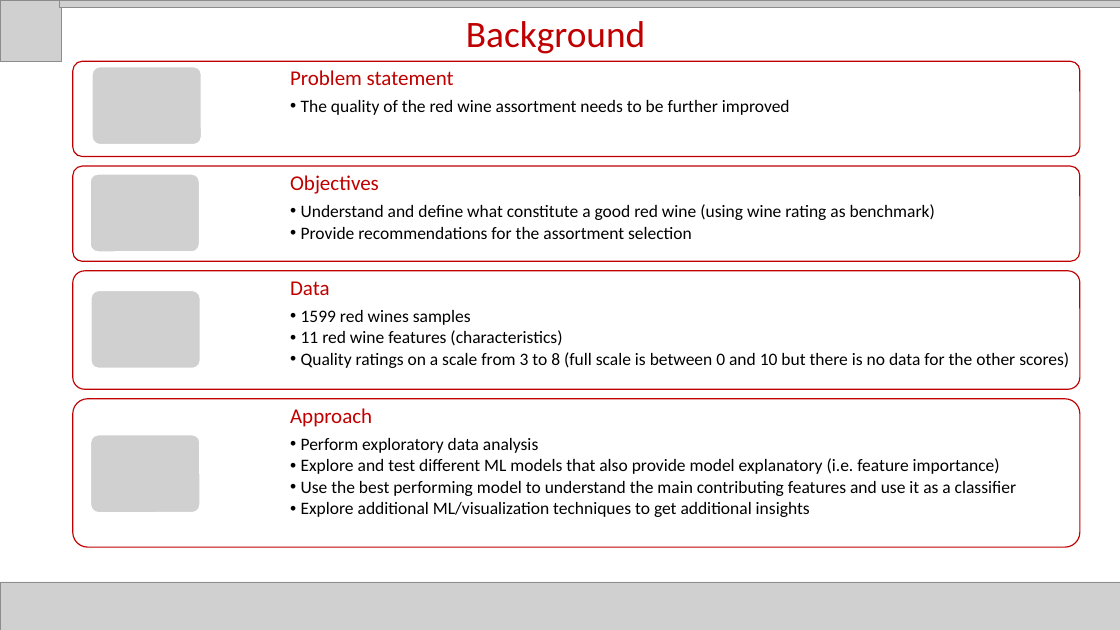
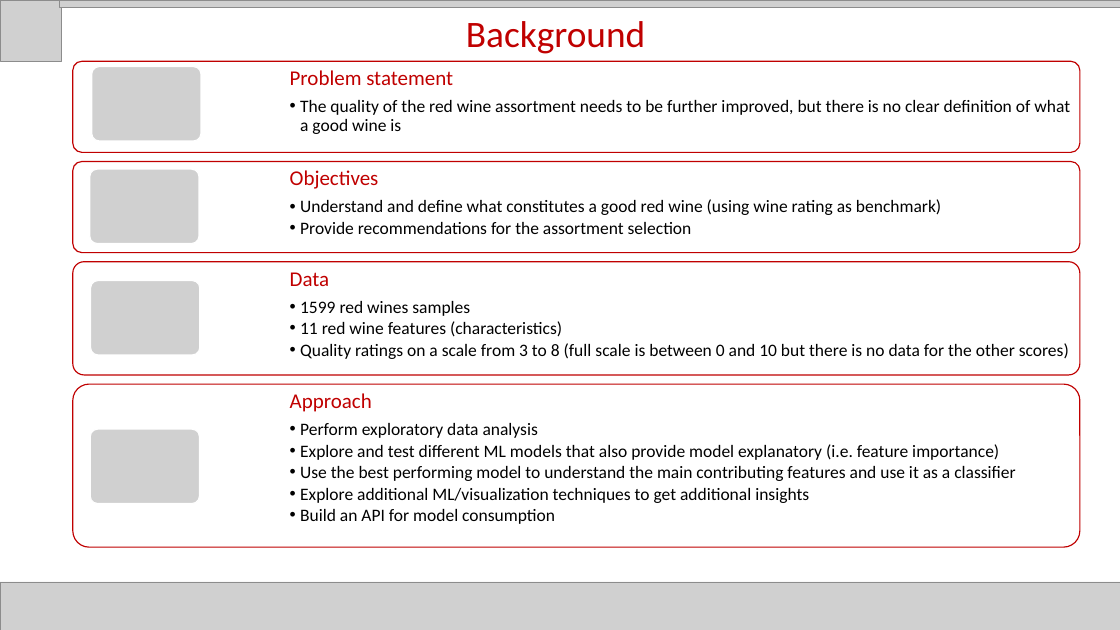
Before and after one commit to iton86/kaufland-wine-test-case, a slide deck: slide 2 of kaufland_wine_usecase.pptx. Drawn at 1120x630 pixels with LibreOffice and Linux fonts; fonts in the diff are those of the drawing; grey boxes stand for pictures. Boxes give left, top, right and bottom in pixels: in the first picture for what was removed or moved away, otherwise in the second. Text is boxed around its words. In the diff, an @@ line names an element or a change of style, - is before the commit and + after.

```diff
--- a/kaufland_wine_usecase.pptx
+++ b/kaufland_wine_usecase.pptx
@@ rounded rectangle: place and size @@
-rounded rectangle at <box>73,61,1081,156</box>
+rounded rectangle at <box>73,61,1081,152</box>
@@ picture: place and size @@
-picture at <box>92,67,202,145</box>
+picture at <box>92,66,201,141</box>
@@ text at <box>300,100,1070,134</box>: text changed @@
-  •• The quality of the red wine assortment needs to be further improved
+  •• The quality of the red wine assortment needs to be further improved, but there is no clear definition of what a good wine is
@@ rounded rectangle: place and size @@
-rounded rectangle at <box>73,166,1081,261</box>
+rounded rectangle at <box>73,161,1081,252</box>
@@ picture: place and size @@
-picture at <box>90,174,199,252</box>
+picture at <box>90,169,199,244</box>
@@ text at <box>300,199,941,215</box>: text changed @@
-  •• Understand and define what constitute a good red wine (using wine rating as benchmark)
+  •• Understand and define what constitutes a good red wine (using wine rating as benchmark)
@@ rounded rectangle: place and size @@
-rounded rectangle at <box>73,271,1081,389</box>
+rounded rectangle at <box>73,262,1081,376</box>
@@ text "Data": place and size @@
-text "Data" at <box>290,281,1069,368</box>
+text "Data" at <box>290,272,1069,359</box>
@@ picture: place and size @@
-picture at <box>91,291,200,369</box>
+picture at <box>91,281,200,355</box>
@@ rounded rectangle: place and size @@
-rounded rectangle at <box>73,399,1081,548</box>
+rounded rectangle at <box>73,384,1081,547</box>
@@ text "Approach": place and size @@
-text "Approach" at <box>290,408,1016,517</box>
+text "Approach" at <box>290,393,1015,524</box>
@@ picture: place and size @@
-picture at <box>91,435,200,513</box>
+picture at <box>90,429,199,504</box>
@@ text at <box>300,509,555,524</box>: paragraph added @@
+  •• Build an API for model consumption
```
Also in this commit, not shown: 3 other slides changed.
